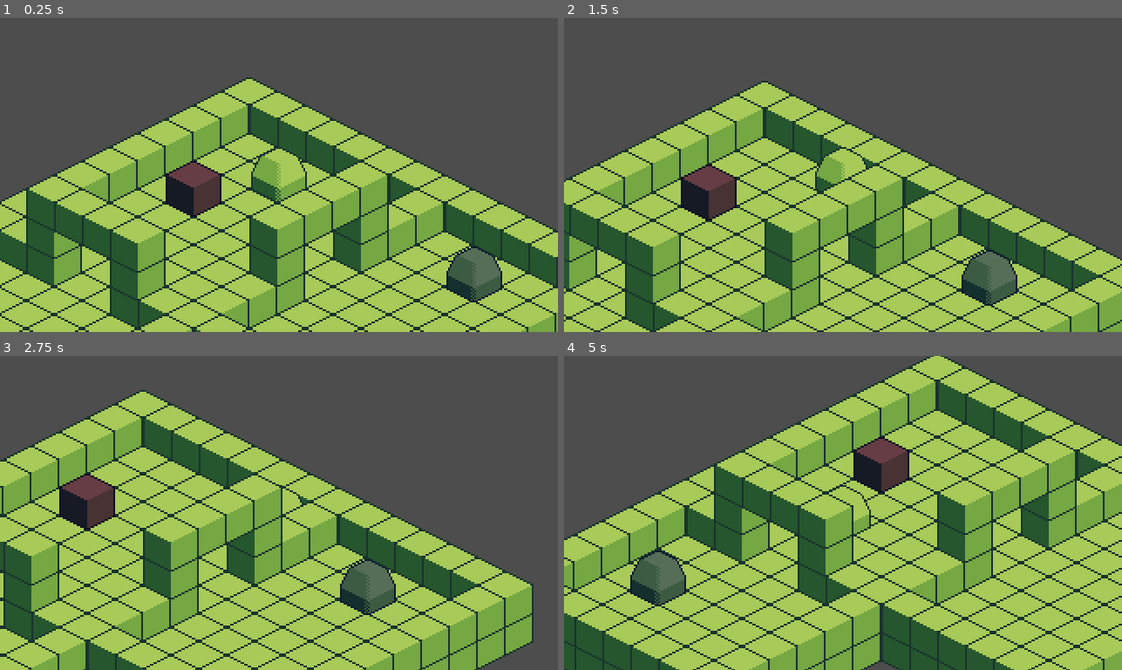
Above: before the commit, frames 1-4 (two rows, left to right).
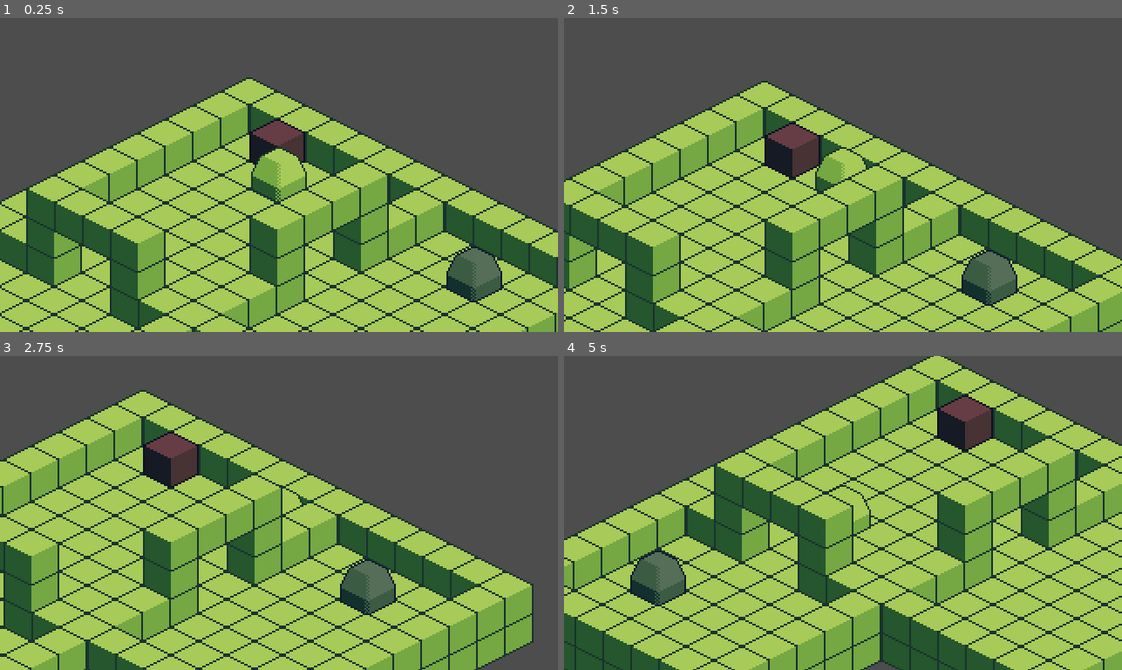
Above: after the commit, the same moments.

Repository: connorwmackay/The-JRPG
Game: Godot game, scene res://scenes/isometric_test.tscn
Same seed, same stepped clock (60 frames per second), same inputs: the game is played once before the commit and once after it.
Inputs:
- Up to frame 1 (0.25 s): no input
- Up to frame 2 (1.5 s): tap Enter (dialogue_continue) at 0.5, 1.25, 1.35 s; hold D (MoveRight) 0.53-1.28 s; tap E (interact) at 0.6 s; hold S (MoveBackward) from 1.28 s (still down)
- Up to frame 3 (2.75 s): tap E (interact) at 1.55, 2.1 s; release S (MoveBackward) at 2.03 s; hold D (MoveRight) from 2.03 s (still down)
- Up to frame 4 (5 s): tap Enter (dialogue_continue) at 2.75, 3.6 s; release D (MoveRight) at 2.78 s; hold W (MoveForward) 2.78-3.53 s; tap E (interact) at 2.85, 3.8, 4.35 s; hold A (MoveLeft) from 3.53 s (still down)

The runs differ from the first frame. In frame 1, 2.3% of the frame differs, in the area x 29-55%, y 32-64%; in frame 2, 2.8%; in frame 3, 2.8%, in the area x 10-36%, y 24-56%; in frame 4, 2.8%.

Commit message:
Improved Items

Diff:
--- a/nodes/interactable_quest_item.tscn
+++ b/nodes/interactable_quest_item.tscn
@@ -1,7 +1,7 @@
 [gd_scene load_steps=3 format=3 uid="uid://oi4ktd4s2cxc"]
 
 [ext_resource type="PackedScene" uid="uid://4u1bci1w4gy2" path="res://nodes/interactable_item.tscn" id="1_ifiak"]
-[ext_resource type="Script" path="res://interactable_quest_item.gd" id="2_v6es2"]
+[ext_resource type="Script" path="res://scripts/interactable_quest_item.gd" id="2_v6es2"]
 
 [node name="InteractableItem" instance=ExtResource("1_ifiak")]
 script = ExtResource("2_v6es2")
--- a/project.godot
+++ b/project.godot
@@ -18,7 +18,7 @@
 [autoload]
 
 QuestSystem="*res://scripts/quest_manager.gd"
-InventorySystem="*res://inventory_manager.gd"
+InventorySystem="*res://scripts/inventory_manager.gd"
 
 [display]
 
--- a/scenes/isometric_test.tscn
+++ b/scenes/isometric_test.tscn
@@ -1,14 +1,15 @@
-[gd_scene load_steps=19 format=4 uid="uid://blpjrx6evcgfq"]
+[gd_scene load_steps=20 format=4 uid="uid://blpjrx6evcgfq"]
 
 [ext_resource type="PackedScene" uid="uid://bk4vleifxyqh" path="res://nodes/event_area.tscn" id="1_w2rhd"]
 [ext_resource type="PackedScene" uid="uid://b8nvnh07w5y1s" path="res://nodes/player.tscn" id="2_k7m5x"]
-[ext_resource type="Script" path="res://item_fetch_quest.gd" id="2_mb4d7"]
+[ext_resource type="Script" path="res://scripts/item_fetch_quest.gd" id="2_mb4d7"]
 [ext_resource type="PackedScene" uid="uid://ifvmqy654etv" path="res://nodes/npc.tscn" id="3_6spts"]
 [ext_resource type="Texture2D" uid="uid://nawqgya81boe" path="res://sprites/isometric_prototype.png" id="4_2uqo8"]
 [ext_resource type="Script" path="res://scripts/dialogue_item.gd" id="4_gnl7v"]
 [ext_resource type="Script" path="res://scripts/quest.gd" id="5_dkmqc"]
 [ext_resource type="Script" path="res://scripts/dialogue_tree.gd" id="5_dod1e"]
 [ext_resource type="Script" path="res://scripts/hide_on_play.gd" id="5_i7fg0"]
+[ext_resource type="Script" path="res://scripts/item.gd" id="6_hr5v0"]
 [ext_resource type="PackedScene" uid="uid://dibligg2simpg" path="res://nodes/dialogue_box.tscn" id="7_i6mmy"]
 [ext_resource type="Script" path="res://scripts/dialogue_quest_request.gd" id="7_klnrh"]
 [ext_resource type="Script" path="res://scripts/dialogue_complete_quest.gd" id="7_nyxv3"]
@@ -322,7 +323,7 @@
 
 [node name="FindTheKey_ItemFetchQuest" type="Node" parent="." node_paths=PackedStringArray("item", "quest_giver_npc")]
 script = ExtResource("2_mb4d7")
-item = NodePath("../RemsKey_InteractableQuestItem")
+item = NodePath("../Rems Key Item")
 description_if_item_found = "Give the key to Rem."
 quest_name = "Find Rem's Key"
 quest_id = "find_rems_key"
@@ -343,13 +344,16 @@
 z_index = 1
 position = Vector2(1, 16)
 
-[node name="RemsKey_InteractableQuestItem" parent="." node_paths=PackedStringArray("quest") instance=ExtResource("9_aawrm")]
-position = Vector2(-48, 24)
+[node name="Rems Key Item" type="Node" parent="."]
+script = ExtResource("6_hr5v0")
+item_name = "Rem's Key"
+item_description = "Rem's key to Roswall's Mansion"
+
+[node name="InteractableItem" parent="." node_paths=PackedStringArray("quest", "item") instance=ExtResource("9_aawrm")]
 quest = NodePath("../FindTheKey_ItemFetchQuest")
 interaction_quest_accepted_dialogue = "I found Rem's key! I should give it to her."
-item_name = "Rem's Key"
-item_description = "Rem's key to Roswall's mansion."
-interaction_dialogue = "Looks like someone lost their key, I should leave it here so they can find it."
+item = NodePath("../Rems Key Item")
+interaction_dialogue = "Hmm, someone los their key. I should leave it here so they can find it."
 
 [node name="Rem NPC" parent="." node_paths=PackedStringArray("npc_dialogue_trees") instance=ExtResource("3_6spts")]
 z_index = 1
--- /dev/null
+++ b/scripts/dialogue_show_shop.gd
@@ -0,0 +1,13 @@
+extends Node
+class_name DialogueShowShop
+
+@export var buyable_items: Array[Node] = []
+
+# Called when the node enters the scene tree for the first time.
+func _ready() -> void:
+	pass # Replace with function body.
+
+
+# Called every frame. 'delta' is the elapsed time since the previous frame.
+func _process(delta: float) -> void:
+	pass
--- a/scripts/interactable_item.gd
+++ b/scripts/interactable_item.gd
@@ -1,14 +1,10 @@
 extends RigidBody2D
 class_name InteractableItem
 
-@export var item_name: String = ""
-@export var item_description: String = ""
-
+@export var item: Item = null
 @export var interaction_dialogue: String = ""
 
 var allows_interaction: bool = true
-
-signal found()
 
 # Called when the node enters the scene tree for the first time.
 func _ready() -> void:
@@ -22,9 +18,7 @@
 	freeze_mode = RigidBody2D.FREEZE_MODE_KINEMATIC
 	set_lock_rotation_enabled(true)
 
-func add_item_to_inventory():
-	$"/root/InventorySystem".inventory.append(self)
-	found.emit()
+func hide_when_added_to_inventory():
 	allows_interaction = false
 	visible = false
 
@@ -35,4 +29,6 @@
 	get_tree().get_first_node_in_group("dialogue_box").queue_dialogue(
 		DialogueItem.create("Hero", interaction_dialogue)
 	)
-	add_item_to_inventory()
+
+	hide_when_added_to_inventory()
+	item.add_item_to_inventory()
--- a/interactable_quest_item.gd
+++ b/scripts/interactable_quest_item.gd
@@ -16,7 +16,8 @@
 			DialogueItem.create("Hero", interaction_quest_accepted_dialogue)
 		)
 		$"/root/QuestSystem".notify_quest_update()
-		add_item_to_inventory()
+		hide_when_added_to_inventory()
+		item.add_item_to_inventory()
 	elif quest.status == Quest.QuestStatus.NotAccepted:
 		get_tree().get_first_node_in_group("dialogue_box").queue_dialogue(
 			DialogueItem.create("Hero", interaction_dialogue)
--- a/inventory_manager.gd
+++ b/scripts/inventory_manager.gd
@@ -1,12 +1,12 @@
 extends Node
 class_name InventoryManager
 
-var inventory: Array[InteractableItem] = []
+var inventory: Array[Item] = []
 
-func add_item(item: InteractableItem):
+func add_item(item: Item):
 	inventory.append(item)
 
-func remove_item(item: InteractableItem):
+func remove_item(item: Item):
 	for i in range(len(inventory)):
 		if inventory[i] == item:
 			inventory.remove_at(i)
--- a/scripts/inventory_ui.gd
+++ b/scripts/inventory_ui.gd
@@ -15,6 +15,6 @@
 		item_btn.pressed.connect(self._on_item_selected.bind(item))
 
 
-func _on_item_selected(item: InteractableItem):
+func _on_item_selected(item: Item):
 	item_name.text = item.item_name
 	item_description.text = item.item_description
--- /dev/null
+++ b/scripts/item.gd
@@ -0,0 +1,11 @@
+extends Node
+class_name Item
+
+@export var item_name: String = ""
+@export var item_description: String = ""
+
+signal found()
+
+func add_item_to_inventory():
+	$"/root/InventorySystem".inventory.append(self)
+	found.emit()
--- a/item_fetch_quest.gd
+++ b/scripts/item_fetch_quest.gd
@@ -1,7 +1,7 @@
 extends Quest
 class_name ItemFetchQuest
 
-@export var item: InteractableItem
+@export var item: Item
 @export var description_if_item_found: String
 
 func _ready() -> void:
--- /dev/null
+++ b/tradeable_item.gd
@@ -0,0 +1,5 @@
+extends Item
+class_name TradeableItem
+
+@export var buy_price: float = 0.0
+@export var sell_price: float = 0.0
Not shown: 3 places in nodes/character_menu.tscn that only renumber resources
